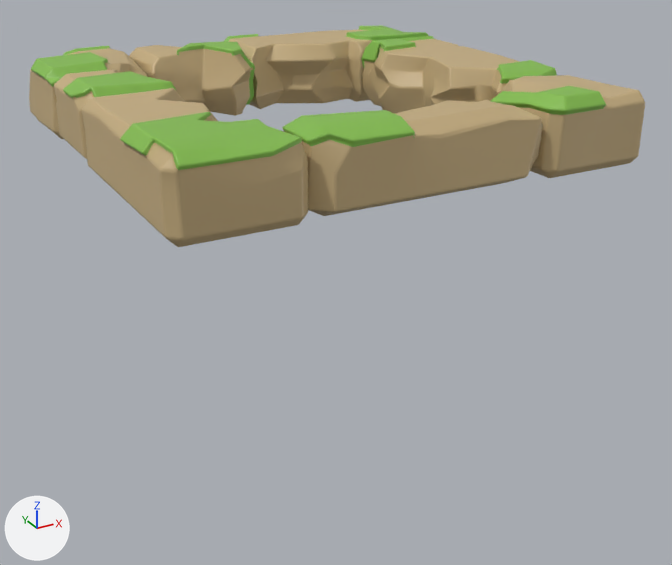
Two versions of the FBX model Assets/Application/Models/Tile_Empty.fbx, one commit apart.
Camera for both pictures: a 50 mm lens placed at (-1.84, -3.59, 0.93), pointed at (0.07, -0.11, -0.82). Lighting does not change. The marker at lower left points along +X, +Y and +Z. Where no turn or scale is listed for an object, it has been applied to the vertices. Vertices at the same position are counted once.
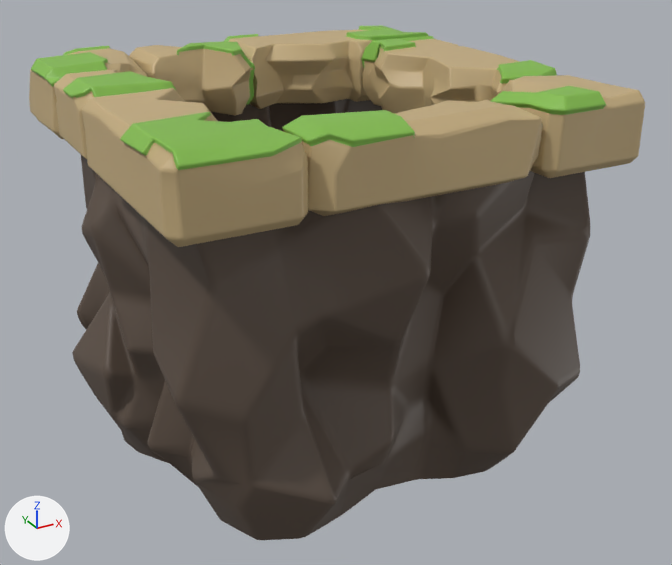
Commit message: Added trap tile

Where the change shows, as pixel boxes (x1, y1, x2, y2) in the pictures (672 x 565 px):
'Cube.058', reshaped (131% taller): before (29, 25, 645, 247); after (29, 25, 645, 540)
part 1 of me_cube_082, added: after (72, 155, 590, 540)
part 2 of me_cube_082, added: after (211, 99, 383, 131)

The edits, one by one:
me_cube_082 is used by ob_cube_058; location (0.0, 0.0, 0.0).
me_cube_082 had 7293 vertices, 7171 faces and spanned x -1.01..1.02, y -1.02..1.01, z -0.16..0.18.
me_cube_082 now has 12094 vertices, 11920 faces and spans x -1.06..1.02, y -1.02..1.01, z -1.61..0.18.
me_cube_082 part 1: a new loose piece of 2413 vertices spanning x -1.06..1.0, y -1.02..0.98, z -1.61..0.07, in mat_material (picture img_color_palette_jpg).
me_cube_082 part 2: a new loose piece of 2388 vertices spanning x -1.01..0.95, y -0.97..0.93, z -1.54..0.05, in mat_material (picture img_color_palette_jpg).
